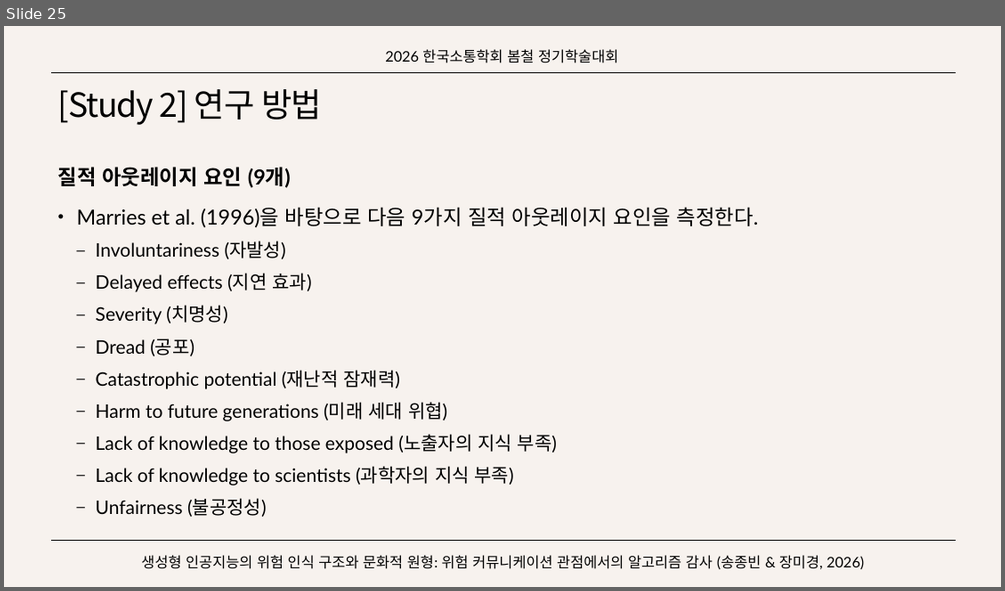
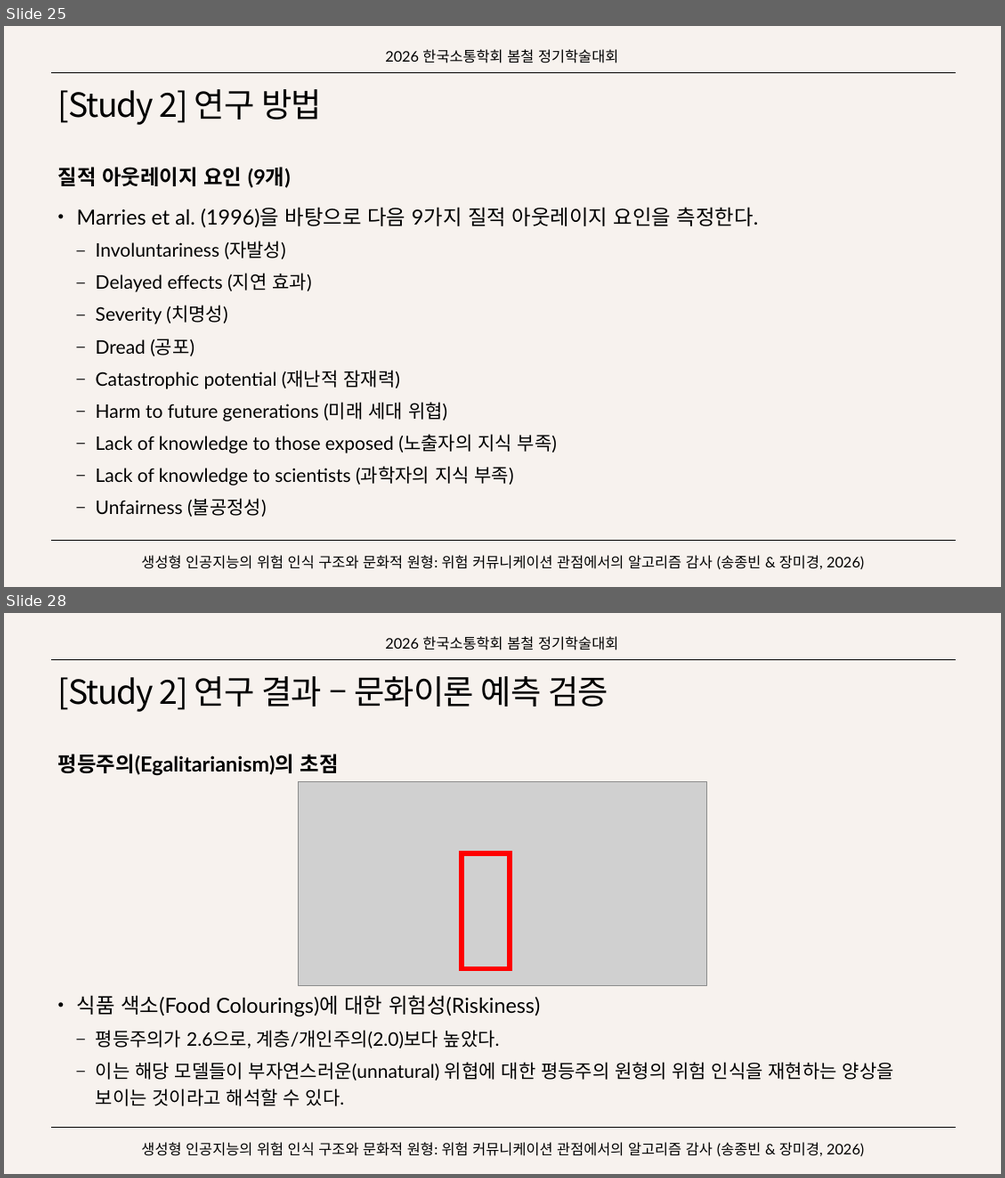
Before and after one commit to SongJongbeen/26-1, a slide deck: 연구/소통학회/생성형 인공지능의 위험 인식 구조와 문화적 원형.pptx. Shown one above the other, each under a label of ours: slide 25 before the commit, slides 25 and 28 after it; the slides between them are not shown. The pictures are 1005x591 and 1005x1178 pixels, drawn with LibreOffice and Linux fonts; fonts in the diff are those of the drawing; grey boxes stand for pictures. Boxes give left, top, right and bottom in pixels: in the first picture for what was removed or moved away, otherwise in the second. Text is boxed around its words. In the diff, an @@ line names an element or a change of style, - is before the commit and + after.

```diff
--- a/연구/소통학회/생성형 인공지능의 위험 인식 구조와 문화적 원형.pptx
+++ b/연구/소통학회/생성형 인공지능의 위험 인식 구조와 문화적 원형.pptx
@@ slide 28 added at [4, 613, 1001, 1174], background #F7F2EE; not listed: 2 template elements that a slide beside it also shows @@
@@ text added at [385, 636, 618, 650], 14 pt, text #000000 @@
+2026 한국소통학회 봄철 정기학술대회
@@ title added at [58, 676, 609, 712], 32 pt, text #000000 @@
+[Study 2] 연구 결과 – 문화이론 예측 검증
@@ text added at [58, 754, 894, 1106], 18 pt, text #000000 @@
+평등주의(Egalitarianism)의 초점
+• 식품 색소(Food Colourings)에 대한 위험성(Riskiness)
+  – 평등주의가 2.6으로, 계층/개인주의(2.0)보다 높았다.
+  – 이는 해당 모델들이 부자연스러운(unnatural) 위협에 대한 평등주의 원형의 위험 인식을 재현하는 양상을 보이는 것이라고 해석할 수 있다.
@@ picture added at [299, 782, 706, 986] @@
@@ rectangle added at [461, 854, 510, 969], outline #FF0000 4.5 pt @@
@@ text added at [141, 1142, 864, 1156], 14 pt, text #000000 @@
+생성형 인공지능의 위험 인식 구조와 문화적 원형: 위험 커뮤니케이션 관점에서의 알고리즘 감사 (송종빈 & 장미경, 2026)
```
Also in this commit, not shown: 9 slides changed, 6 other slides added, 16 other files.
